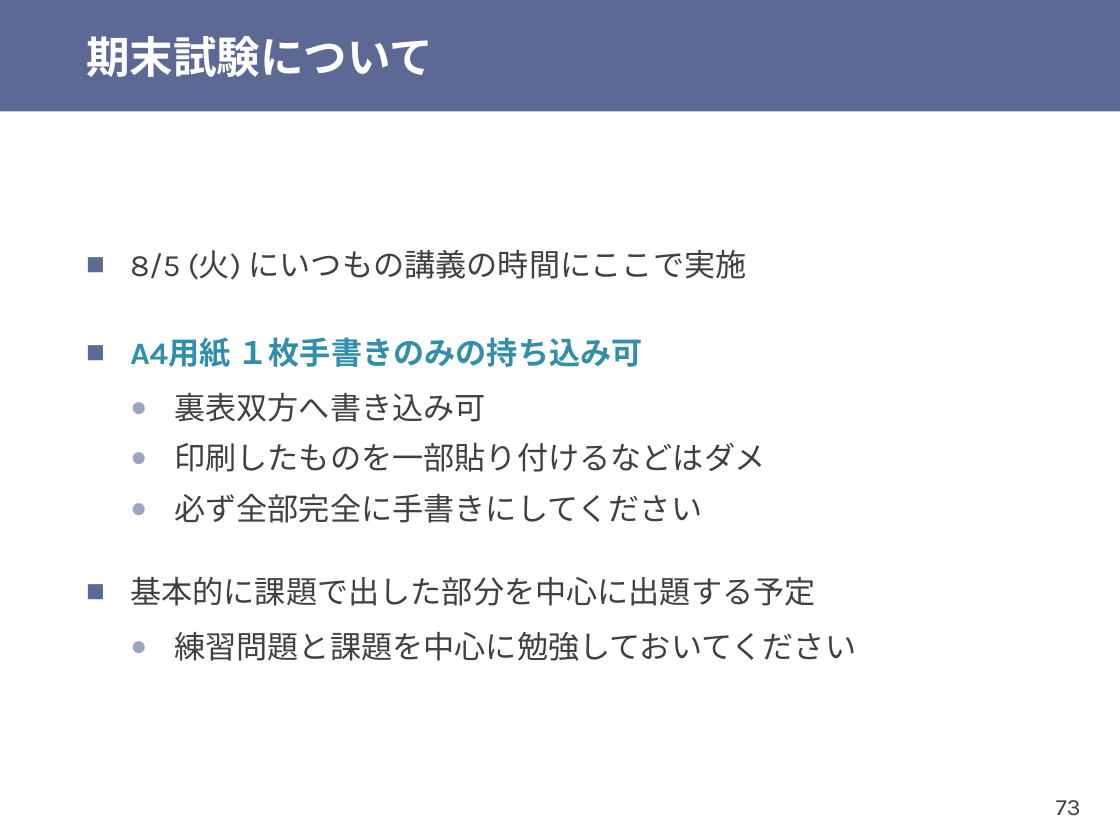
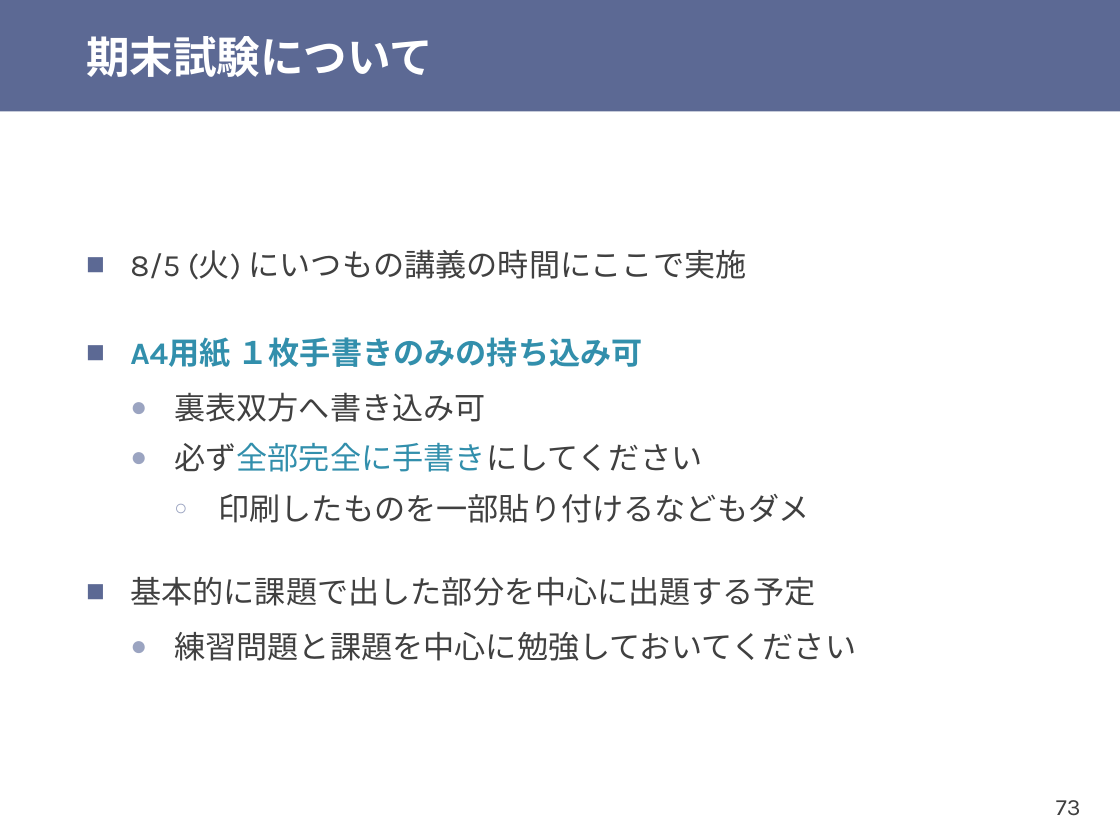
Before and after one commit to shioyadan/otya-computer-architecture-i, a slide deck: slide 73 of cai-shioya-11.pptx. Drawn at 1120x840 pixels with LibreOffice and Linux fonts; fonts in the diff are those of the drawing. Boxes give left, top, right and bottom in pixels: in the first picture for what was removed or moved away, otherwise in the second. Text is boxed around its words. In the diff, an @@ line names an element or a change of style, - is before the commit and + after.

```diff
--- a/cai-shioya-11.pptx
+++ b/cai-shioya-11.pptx
@@ text at (x1=174, y1=443, x2=765, y2=472): paragraph removed @@
-  ● 印刷したものを一部貼り付けるなどはダメ
@@ text at (x1=174, y1=442, x2=702, y2=472): text colour #404040 to #328FAC in "必ず全部完全に手書きにしてください" @@
@@ text at (x1=218, y1=494, x2=809, y2=523): paragraph added @@
+    ○ 印刷したものを一部貼り付けるなどもダメ
```
Also in this commit, not shown: 2 other slides changed, 17 slides added, 1 other file.
